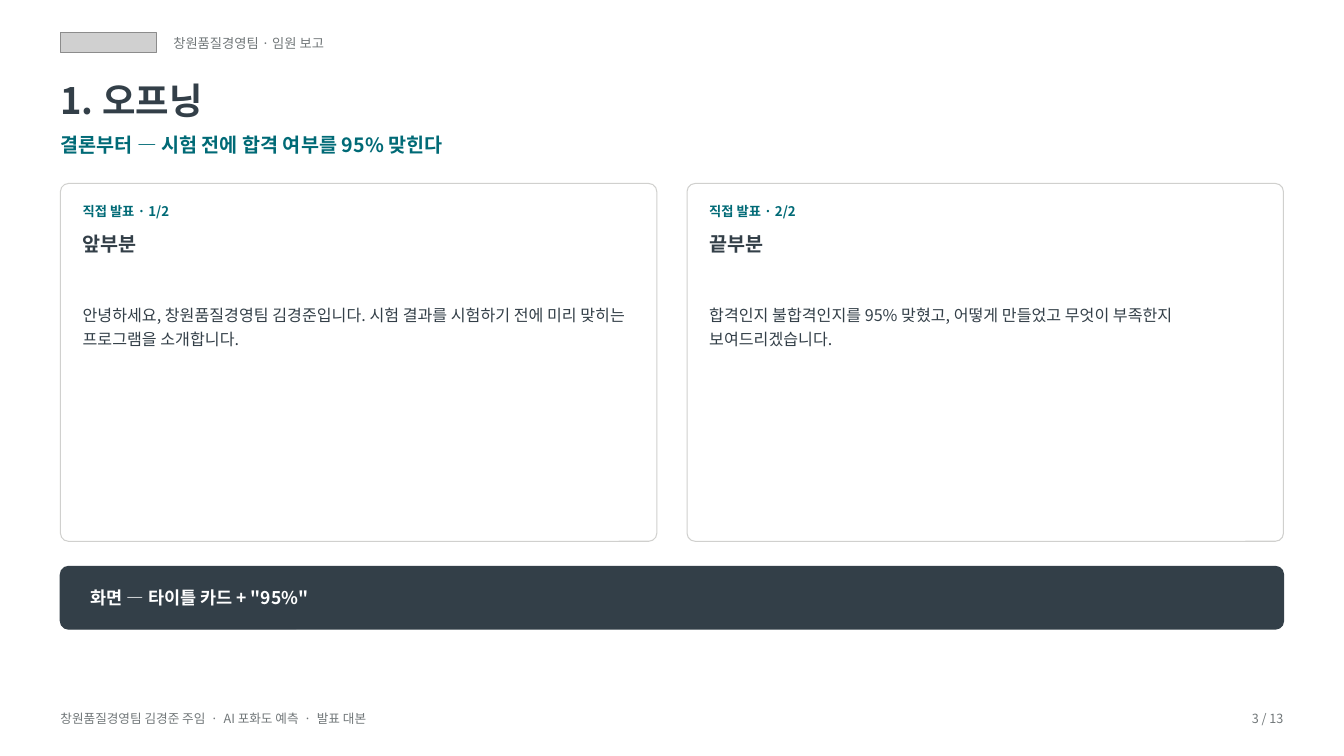
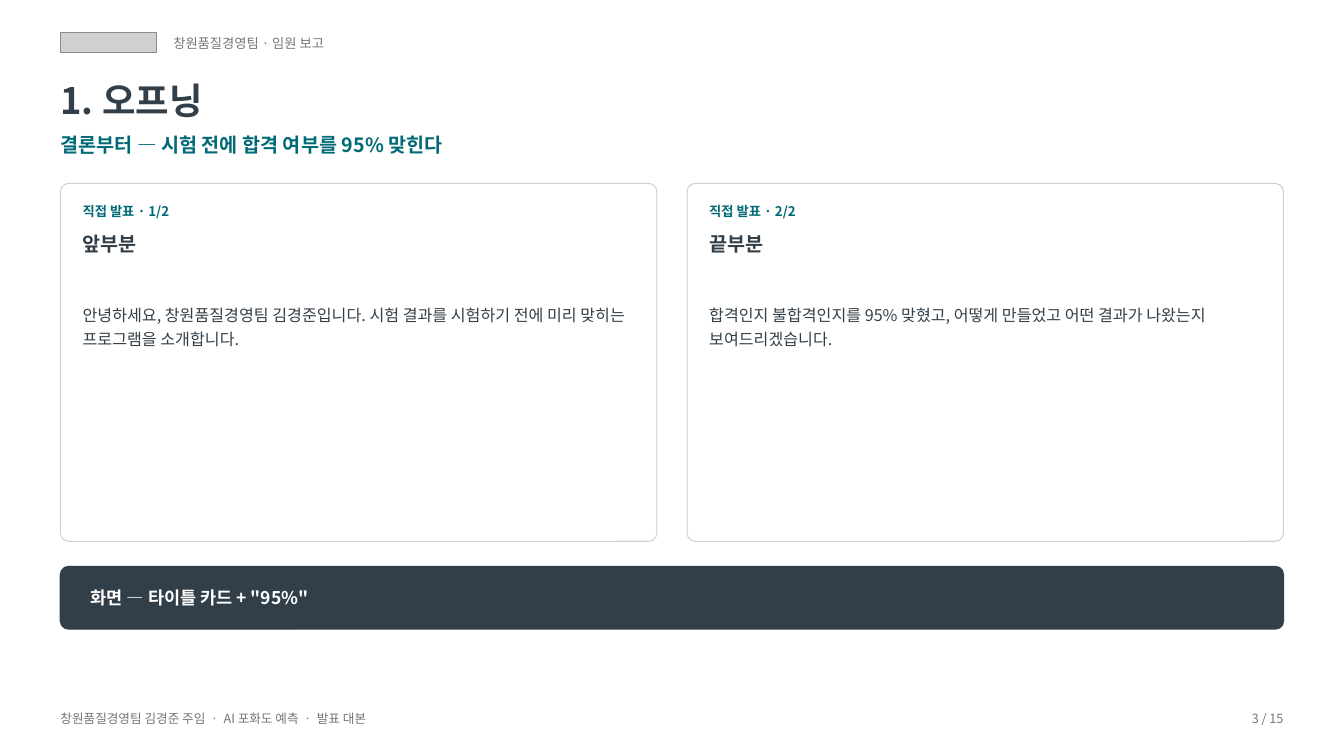
Before and after one commit to 2026axgbattery/-_AI-, a slide deck: slide 3 of 제출물_영상/임원보고_발표대본.pptx. Drawn at 1344x756 pixels with LibreOffice and Linux fonts; fonts in the diff are those of the drawing; grey boxes stand for pictures. Boxes give left, top, right and bottom in pixels: in the first picture for what was removed or moved away, otherwise in the second. Text is boxed around its words. In the diff, an @@ line names an element or a change of style, - is before the commit and + after.

```diff
--- a/제출물_영상/임원보고_발표대본.pptx
+++ b/제출물_영상/임원보고_발표대본.pptx
@@ text at [709, 307, 1205, 347]: text changed @@
-합격인지 불합격인지를 95% 맞혔고, 어떻게 만들었고 무엇이 부족한지 보여드리겠습니다.
+합격인지 불합격인지를 95% 맞혔고, 어떻게 만들었고 어떤 결과가 나왔는지 보여드리겠습니다.
@@ text at [1252, 713, 1283, 723]: text changed @@
-3 / 13
+3 / 15
```
Also in this commit, not shown: 12 other slides changed, 2 slides added, 12 other files.
